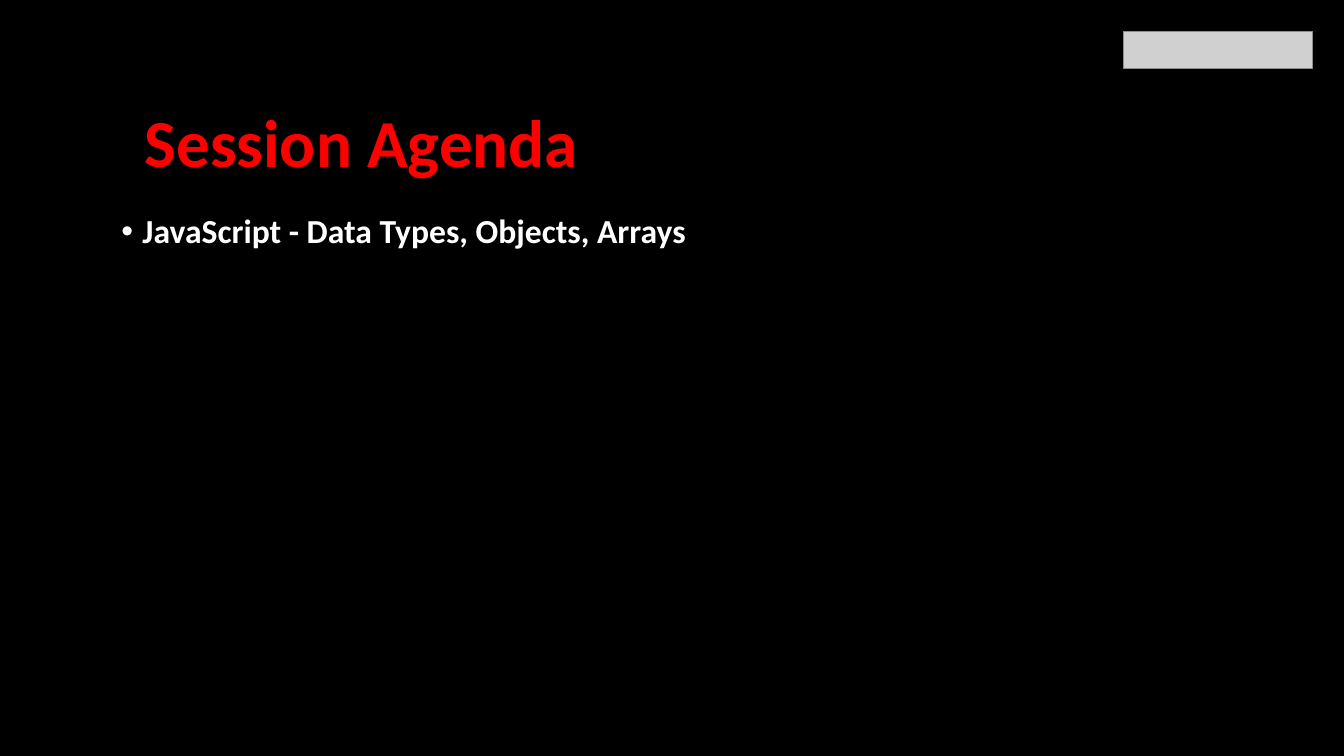
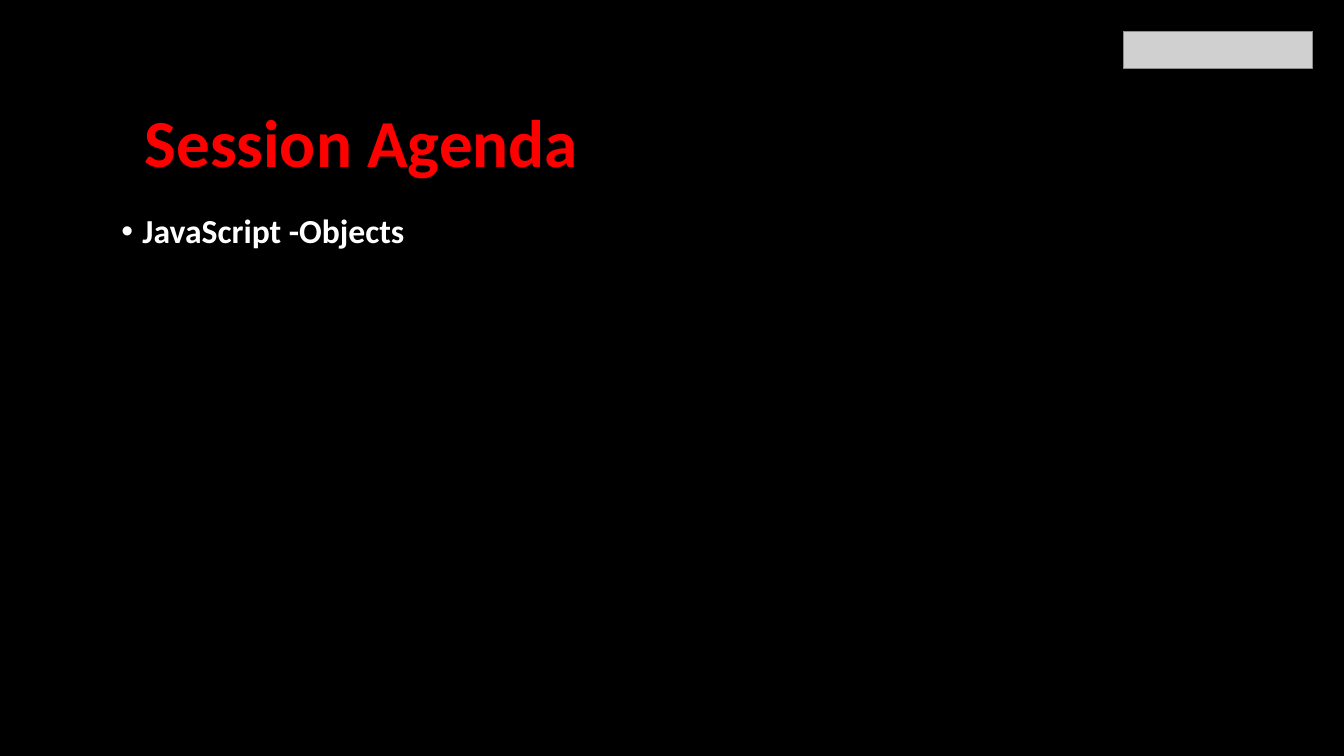
Before and after one commit to urvashi29/module-1-2502A, a slide deck: slide 2 of Chapter-1/Lesson-6/Lesson-6.pptx. Drawn at 1344x756 pixels with LibreOffice and Linux fonts; fonts in the diff are those of the drawing; grey boxes stand for pictures. Boxes give left, top, right and bottom in pixels: in the first picture for what was removed or moved away, otherwise in the second. Text is boxed around its words. In the diff, an @@ line names an element or a change of style, - is before the commit and + after.

Commit message:
added objects in Chapter-1/Lesson-6

```diff
--- a/Chapter-1/Lesson-6/Lesson-6.pptx
+++ b/Chapter-1/Lesson-6/Lesson-6.pptx
@@ text at [142,219,405,249]: text changed @@
-• JavaScript - Data Types, Objects, Arrays
+• JavaScript -Objects
```
Also in this commit, not shown: 1 slide removed, 1 other file.
